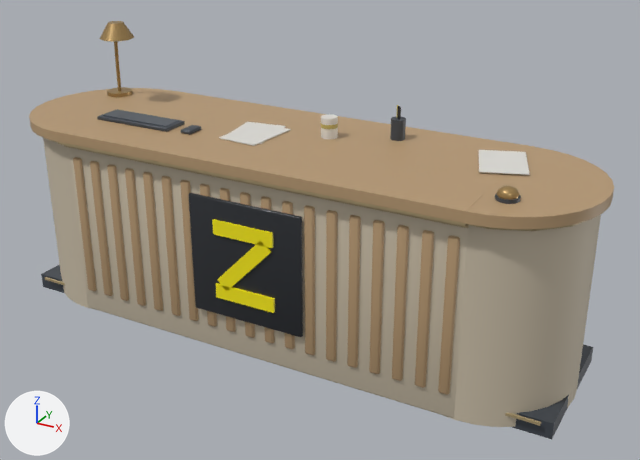
Before and after pictures for a commit that changed the glTF model simulator/godot/assets/desk.glb.
Camera for both pictures: a camera (50 mm lens) standing at (2.08, -3.47, 2.31) and looking at (0.16, 0.01, 0.57). Lighting does not change. The marker at lower left points along +X, +Y and +Z. The first picture is the older version.

The scene before the commit, as lines of its bpy script (objects in view):
```python
mat_beige = principled_material('Beige')
mat_beige.base_color = (0.597, 0.521, 0.397)  # beige #cbbfa9
mat_beige.roughness = 0.6
mat_white = principled_material('White')
mat_white.base_color = (0.761, 0.745, 0.701)  # light grey #e2e0da
mat_white.roughness = 0.45
mat_woodlight = principled_material('WoodLight')
mat_woodlight.base_color = (0.479, 0.323, 0.175)  # brown #b89a74
me_body_009 = bpy.data.meshes.new('Body.009')
me_body_009.from_pydata(...)  # 2158 vertices, 4024 faces; spans x -1.5..1.5, y -0.45..0.45, z 0.0..1.44
me_body_009.materials.append(mat_brass)  # brown #a88a58
me_body_009.materials.append(mat_beige)  # beige #cbbfa9
me_body_009.materials.append(mat_woodlight)  # brown #b89a74
me_body_009.materials.append(mat_trimchampagne)  # beige #b5a27a
me_body_009.materials.append(mat_graphite)  # dark grey #454b53
me_body_009.materials.append(mat_charcoal)  # dark grey #2a2d32
me_body_009.materials.append(mat_yellowpaint)  # yellow #fcee0a
me_body_009.materials.append(mat_darksteel)  # dark grey #5d646c
me_body_009.materials.append(mat_white)  # light grey #e2e0da
me_body_009.materials.append(mat_ochre)  # yellow #bfae62
me_body_009.materials.append(mat_lampshade)  # pale yellow #e3d8c2
me_body_009.materials.append(mat_steel)  # grey #a2a9b0
ob_body = bpy.data.objects.new('Body', me_body_009)
ob_body.location = (0.0, 0.0, 0.0)
```
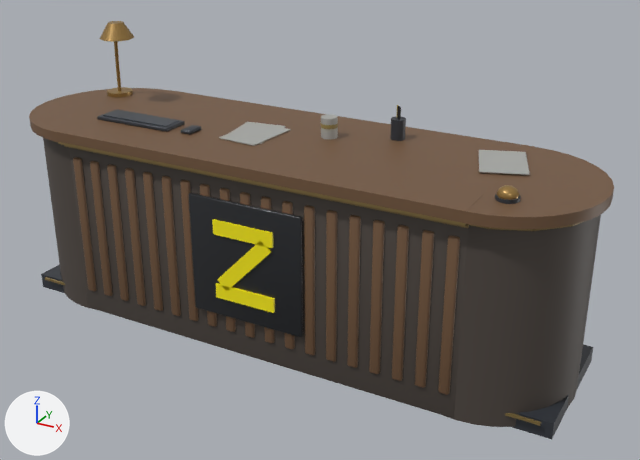
Changed parts and their boxes (x1, y1, x2, y2) in the pictures (640 x 460 px):
'Body', recoloured (darker)
    both: (29, 22, 614, 437)

The edits, one by one:
Material 'Beige' (mat_beige) changes colour from beige #cbbfa9 to dark grey #4f4741; in linear values from (0.597, 0.521, 0.397) to (0.0782, 0.063, 0.0529).
Material 'WoodLight' (mat_woodlight) changes colour from brown #b89a74 to brown #73563d; in linear values from (0.479, 0.323, 0.175) to (0.171, 0.0931, 0.0467).
Material 'White' (mat_white) changes colour from light grey #e2e0da to grey #a9aaa6; in linear values from (0.761, 0.745, 0.701) to (0.397, 0.402, 0.381).
